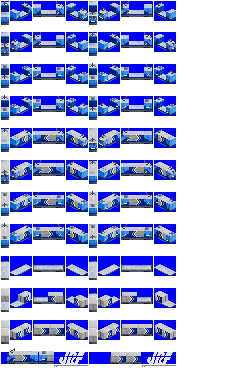
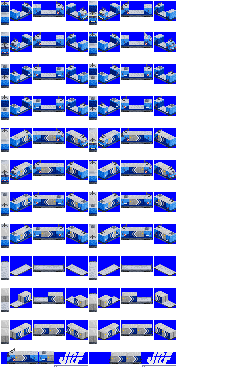
Layers edited between the first and the second 245×378 image:
added layer "pantos" above "m250 copy" over [left=144, top=32, right=148, bottom=37]
added layer "m250 copy" above "m250" over [left=67, top=32, right=175, bottom=45]
hid "m250" over [left=67, top=32, right=175, bottom=45]
